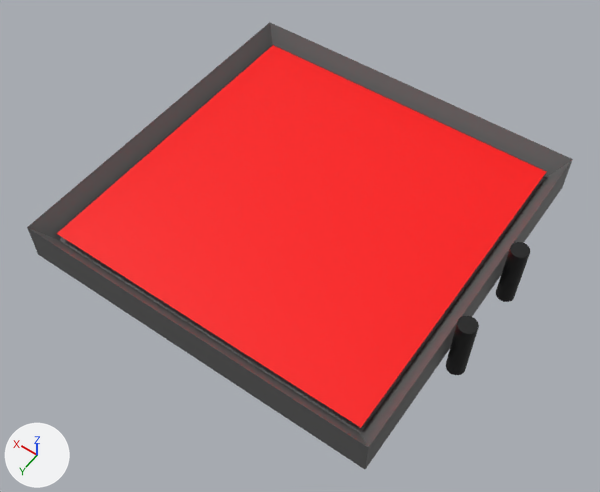
The glTF model realtimecontrol/rtr/assets/tool.glb, before and after one commit.
Both versions are drawn from a camera (50 mm lens) standing at (-0.726, 1.053, 1.584) and looking at (-0.021, 0.065, 0.032). Lighting does not change. The marker at lower left points along +X, +Y and +Z. The picture after the commit comes second. Where no turn or scale is listed for an object, it has been applied to the vertices.
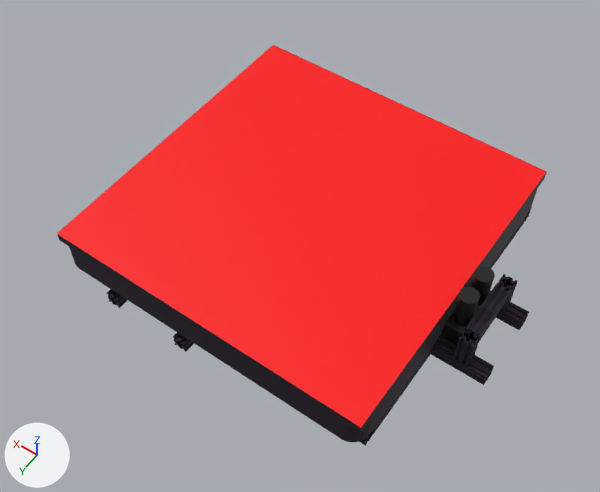
The newer file is also rescaled (x1.171), turned or shifted as a whole; pictures and numbers use the older file's frame.

What changed in the scene script:
```text
Remove ob_cube:
    ob_cube = bpy.data.objects.new('Cube', me_cube_001)
Remove ob_cube_002:
    ob_cube_002 = bpy.data.objects.new('Cube.002', me_cube_003)
Remove ob_cube_003:
    ob_cube_003 = bpy.data.objects.new('Cube.003', me_cube_004)
Add ob_4040_250_009:
    ob_4040_250_009 = bpy.data.objects.new('4040-250.009', me_4040_250_009)  # 2104 vertices, 4224 faces; spans x -0.0171..0.0171, y -0.0171..0.0171, z 0.0..0.0811; in mat_material_002 (black #1a081f)
    ob_4040_250_009.location = (-0.478, -0.077, 0.014)
Add ob_4040_250_008:
    ob_4040_250_008 = bpy.data.objects.new('4040-250.008', me_4040_250_009.copy())
    ob_4040_250_008.location = (-0.478, 0.094, 0.014)
Add ob_cylinder_003:
    ob_cylinder_003 = bpy.data.objects.new('Cylinder.003', me_cylinder_003)  # a 32-sided cylinder along z spanning x -0.0214..0.0214, y -0.0214..0.0214, z -0.0427..0.0427; in mat_cam (black #0f0f0f)
    ob_cylinder_003.location = (-0.438, -0.028, 0.105)
Add ob_cylinder_002:
    ob_cylinder_002 = bpy.data.objects.new('Cylinder.002', me_cylinder_003.copy())
    ob_cylinder_002.location = (-0.438, 0.039, 0.106)
Add ob_cube_022:
    ob_cube_022 = bpy.data.objects.new('Cube.022', me_cube_021)  # a box spanning x -0.0256..0.0256, y -0.0683..0.0683, z -0.0427..0.0427; in mat_cam (black #0f0f0f)
    ob_cube_022.location = (-0.438, 0.008, 0.019)
Add ob_4040_250_007:
    ob_4040_250_007 = bpy.data.objects.new('4040-250.007', me_4040_250_007)  # 2104 vertices, 4224 faces; spans x -0.0171..0.0171, y -0.1366..0.0, z -0.0171..0.0171; in mat_material_002 (black #1a081f)
    ob_4040_250_007.location = (-0.477, 0.077, 0.078)
Add ob_4040_250_006:
    ob_4040_250_006 = bpy.data.objects.new('4040-250.006', me_4040_250_006)  # 2104 vertices, 4224 faces; spans x -0.1324..0.0, y -0.0171..0.0171, z -0.0171..0.0171; in mat_material_002 (black #1a081f)
    ob_4040_250_006.location = (-0.41, -0.077, -0.003)
Add ob_4040_250_005:
    ob_4040_250_005 = bpy.data.objects.new('4040-250.005', me_4040_250_005)  # 2104 vertices, 4224 faces; spans x -0.1324..0.0, y -0.0171..0.0171, z -0.0171..0.0171; in mat_material_002 (black #1a081f)
    ob_4040_250_005.location = (-0.41, 0.094, -0.003)
Add ob_4040_250_004:
    ob_4040_250_004 = bpy.data.objects.new('4040-250.004', me_4040_250_004)  # 2104 vertices, 4224 faces; spans x -0.017..0.017, y -0.69..0.0, z -0.017..0.017; in mat_material_002 (black #1a081f)
    ob_4040_250_004.location = (-0.393, 0.344, -0.003)
Add ob_cube_021:
    ob_cube_021 = bpy.data.objects.new('Cube.021', me_cube_020)  # a box spanning x -0.41..0.41, y -0.41..0.41, z 0.038..0.064; in mat_material_002 (black #1a081f)
    ob_cube_021.location = (0.0, -0.001, 0.052)
Add ob_cube_020:
    ob_cube_020 = bpy.data.objects.new('Cube.020', me_cube_019)  # 132 vertices, 260 faces; spans x -0.41..0.41, y -0.41..0.41, z -0.038..0.038; in mat_material_002 (black #1a081f)
    ob_cube_020.location = (0.0, -0.001, 0.052)
Add ob_4040_250_003:
    ob_4040_250_003 = bpy.data.objects.new('4040-250.003', me_4040_250_003)  # 4264 vertices, 8544 faces; spans x -0.41..0.41, y -0.017..0.017, z -0.017..0.017; in mat_material_002 (black #1a081f)
    ob_4040_250_003.location = (0.0, -0.363, -0.003)
Add ob_4040_250_002:
    ob_4040_250_002 = bpy.data.objects.new('4040-250.002', me_4040_250_003.copy())
    ob_4040_250_002.location = (0.0, 0.361, -0.003)
Add ob_4040_250_001:
    ob_4040_250_001 = bpy.data.objects.new('4040-250.001', me_4040_250_001)  # 4264 vertices, 8544 faces; spans x -0.017..0.017, y -0.41..0.41, z -0.017..0.017; in mat_material_002 (black #1a081f)
    ob_4040_250_001.location = (0.069, -0.001, -0.038)
Add ob_4040_250:
    ob_4040_250 = bpy.data.objects.new('4040-250', me_4040_250_001.copy())
    ob_4040_250.location = (0.274, -0.001, -0.038)
```

Changed parts and their boxes [x1, y1, x2, y2] in the pictures (600 x 492 px):
'Cube', deleted: before [27, 23, 573, 469]
'Cube.020', added: after [69, 188, 538, 442]
'Cube.021', added: after [57, 45, 547, 433]
'Cube.002', deleted (black): before [446, 316, 479, 375]
'Cube.003', deleted (black): before [496, 242, 530, 302]
'4040-250.005', added (black): after [431, 335, 494, 385]
'4040-250.007', added (black): after [467, 284, 510, 341]
'Cylinder.002', added (black): after [453, 287, 480, 326]
'4040-250.008', added (black): after [453, 327, 481, 366]
'Cylinder.003', added (black): after [471, 266, 495, 305]
'4040-250.006', added (black): after [496, 302, 529, 330]
'4040-250.004', added (mostly hidden): after [374, 219, 524, 433]
'Cube.022', added (black): after [441, 291, 491, 345]
'4040-250.009', added: after [497, 274, 518, 312]
'4040-250.001', added (mostly hidden): after [173, 333, 194, 352]
'4040-250', added (mostly hidden): after [107, 289, 128, 308]
'4040-250.002', added (mostly hidden): after [359, 427, 375, 446]
'4040-250.003', added (mostly hidden): after [523, 207, 532, 224]
